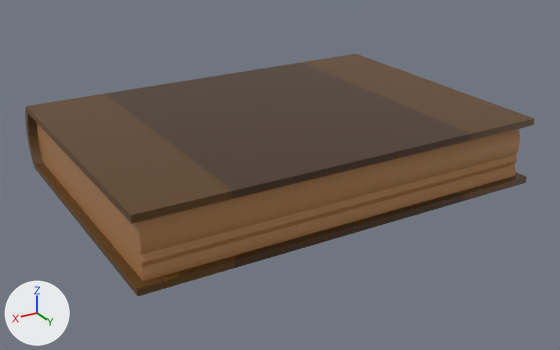
What one commit did to the FBX model ThrowThisTrash/Assets/_Assets/Models/Paper/Book.fbx.
Both versions are drawn from a 50 mm camera at (0.819, 1.389, 0.692) aimed at (-0.002, 0.02, 0.008). Every picture has the same lights, and +X, +Y and +Z are marked at lower left. Where no turn or scale is listed for an object, it has been applied to the vertices.
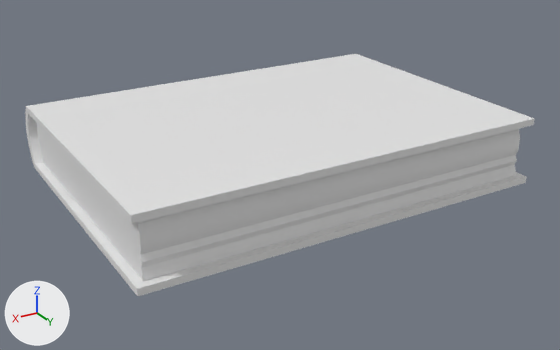
The newer file is also rescaled (x1.707) as a whole; pictures and numbers use the older file's frame.

The change in detail:
me_cube_010 has 168 vertices, 160 faces and spans x -0.453..0.453, y -0.352..0.322, z 0.0..0.15.
me_cube_010 no longer uses material mat_material (picture img_polygonminis_texture_01_png).

Pixel boxes (x1, y1, x2, y2) of what changed, in the pictures (560 x 350 px):
'Cube.008', recoloured (brown to white): (25, 54, 534, 296) in both
